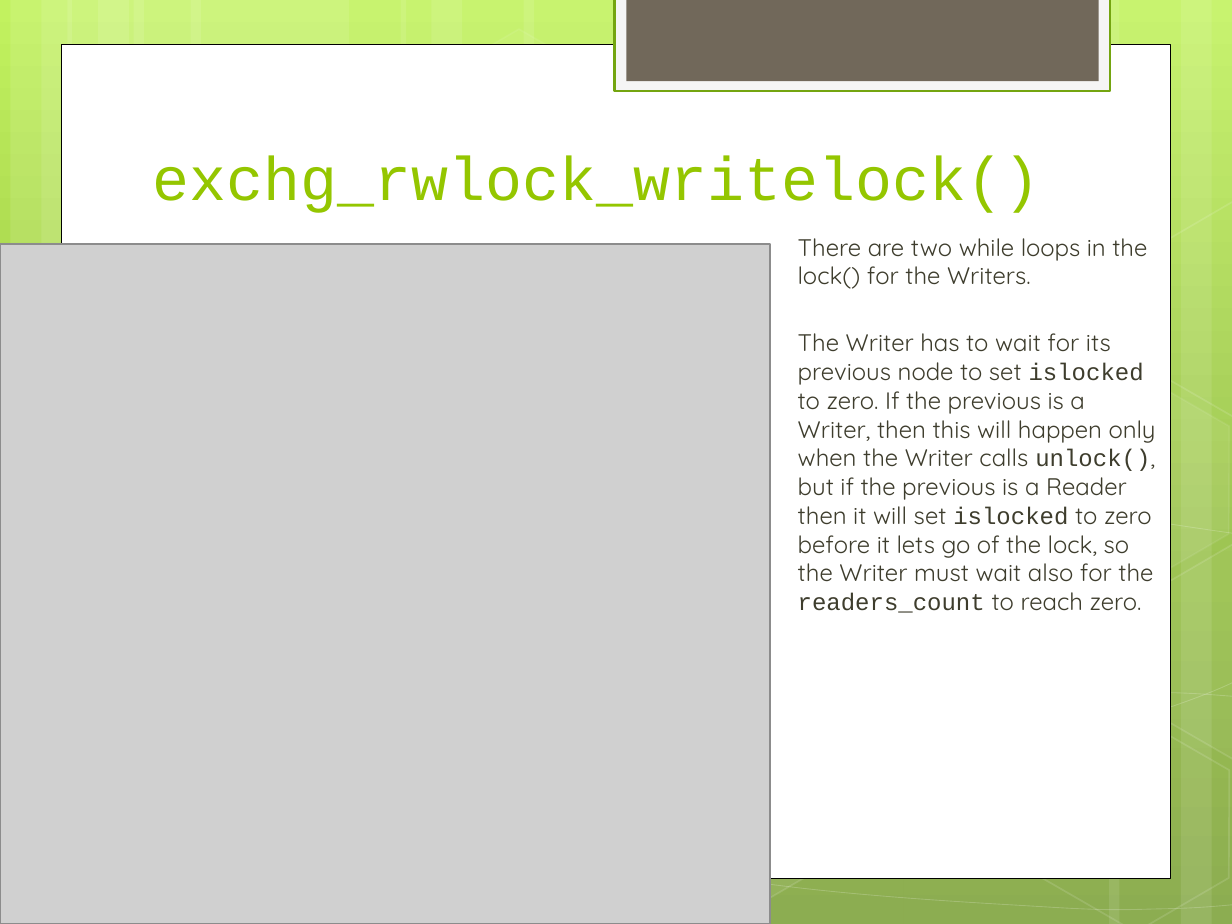
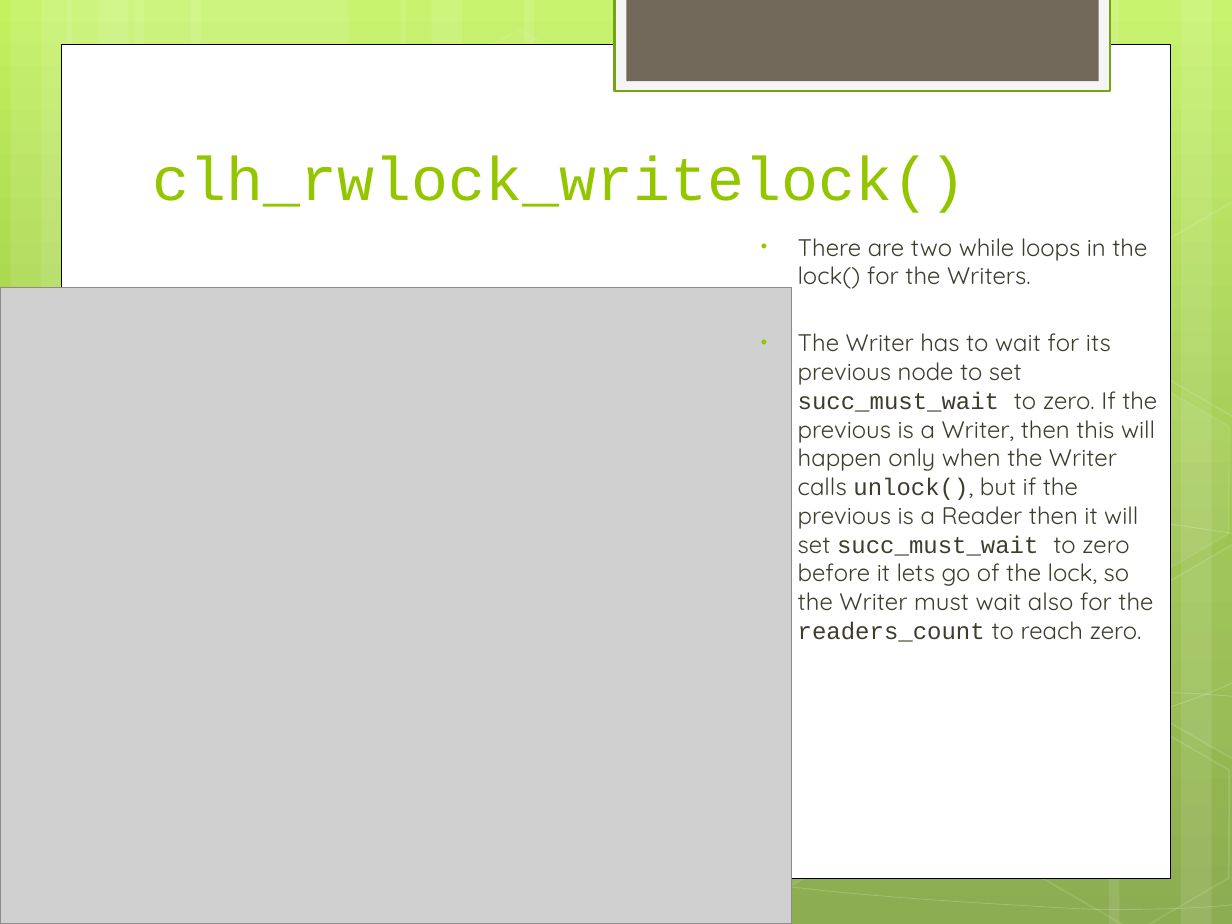
Before and after one commit to pramalhe/ConcurrencyFreaks, a slide deck: slide 5 of Presentations/CLH-RWLock.pptx. Drawn at 1232x924 pixels with LibreOffice and Linux fonts; fonts in the diff are those of the drawing; grey boxes stand for pictures. Boxes give left, top, right and bottom in pixels: in the first picture for what was removed or moved away, otherwise in the second. Text is boxed around its words. In the diff, an @@ line names an element or a change of style, - is before the commit and + after.

Commit message:
Minor cleanup in clh_rwlock and added spinlocks to mutex_validation

```diff
--- a/Presentations/CLH-RWLock.pptx
+++ b/Presentations/CLH-RWLock.pptx
@@ title at [153, 156, 966, 213]: text changed @@
-exchg_rwlock_writelock()
+clh_rwlock_writelock()
@@ picture: place and size @@
-picture at [0, 244, 770, 924]
+picture at [0, 287, 792, 924]
@@ text at [798, 333, 1157, 642]: text changed @@
-• The Writer has to wait for its previous node to set islocked to zero. If the previous is a Writer, then this will happen only when the Writer calls unlock(), but if the previous is a Reader then it will set islocked to zero before it lets go of the lock, so the Writer must wait also for the readers_count to reach zero.
+• The Writer has to wait for its previous node to set succ_must_wait to zero. If the previous is a Writer, then this will happen only when the Writer calls unlock(), but if the previous is a Reader then it will set succ_must_wait to zero before it lets go of the lock, so the Writer must wait also for the readers_count to reach zero.
```
Also in this commit, not shown: 7 other slides changed, 3 other files.
